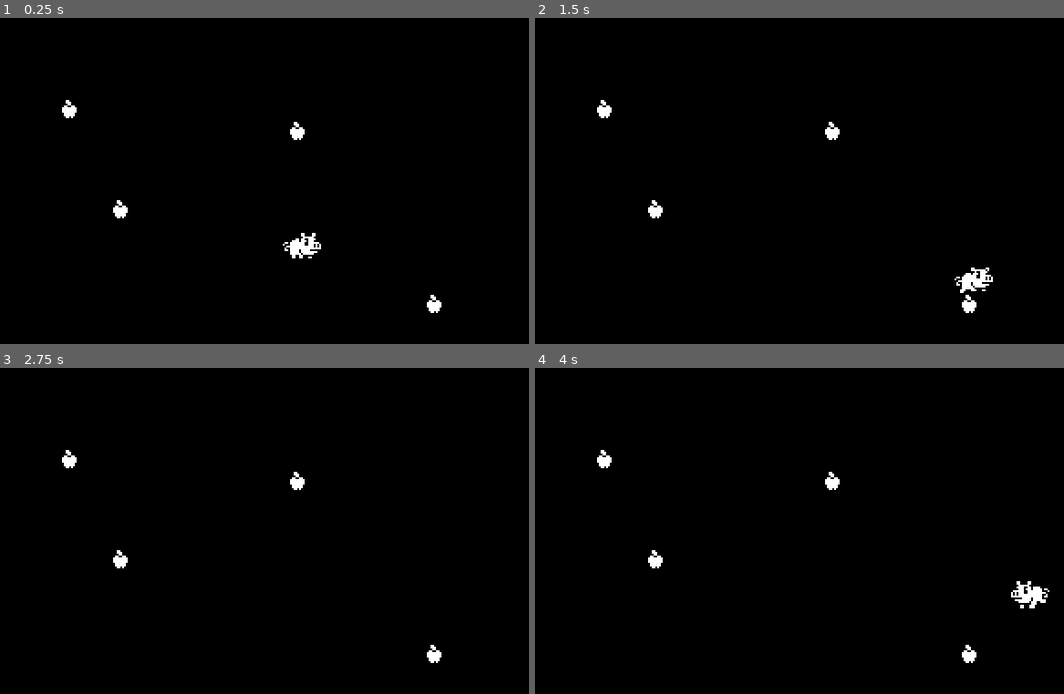
Above: before the commit, frames 1-4 (two rows, left to right).
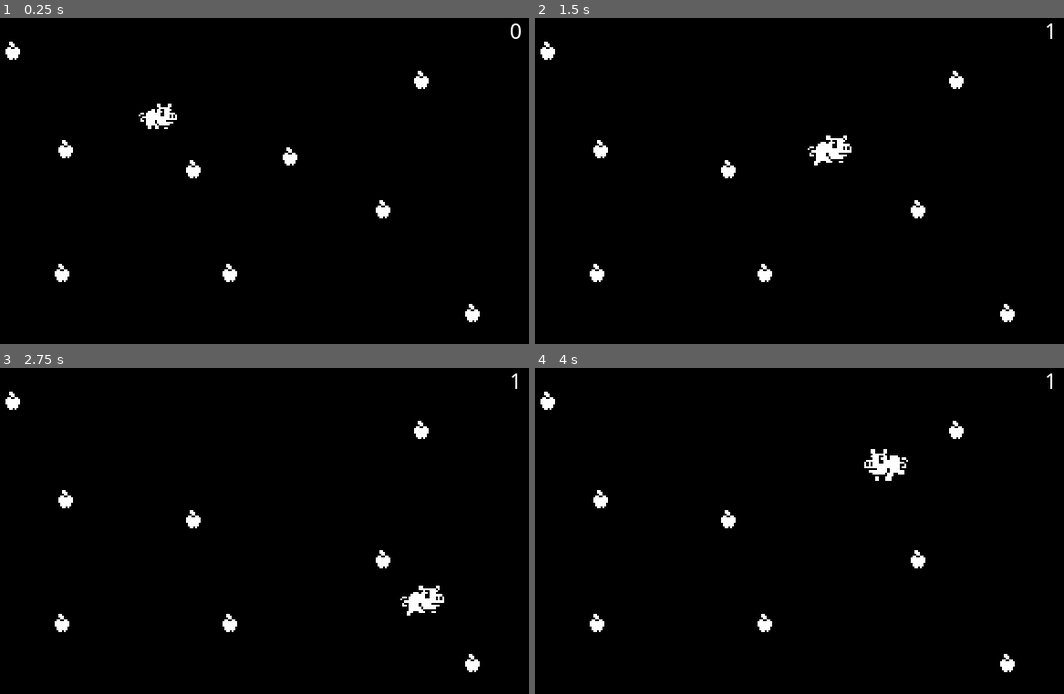
Above: after the commit, the same moments.

Repository: Jedt3D/rocket-launch-godot3
Game: Godot game, scene res://World.tscn
Same seed, same stepped clock (60 frames per second), same inputs: the game is played once before the commit and once after it.
Inputs:
- Up to frame 1 (0.25 s): no input
- Up to frame 2 (1.5 s): tap Enter at 0.5 s; hold Right 0.53-1.28 s; hold Down (ui_down) from 1.28 s (still down)
- Up to frame 3 (2.75 s): release Down (ui_down) at 2.03 s; hold Right from 2.03 s (still down)
- Up to frame 4 (4 s): release Right at 2.78 s; hold Up (ui_up) 2.78-3.53 s; hold Left (ui_left) from 3.53 s (still down)

The runs differ from the first frame. In frame 1, 1.9% of the frame differs, in the area x 1-99%, y 1-94%; in frame 2, 1.8%; in frame 3, 1.6%; in frame 4, 1.9%, in the area x 1-98%, y 1-94%.

Commit message:
Collission detection and score
1. pig can collide with apple (eat)
2. each time it eat, it grows up
3. and get 1 more score

Diff:
--- /dev/null
+++ b/Piggy/Apple.tscn
@@ -0,0 +1,16 @@
+[gd_scene load_steps=3 format=2]
+
+[ext_resource path="res://Apple.png" type="Texture" id=1]
+
+[sub_resource type="CircleShape2D" id=1]
+radius = 5.09902
+
+[node name="Area2D" type="Area2D"]
+collision_layer = 2
+collision_mask = 0
+
+[node name="Apple" type="Sprite" parent="."]
+texture = ExtResource( 1 )
+
+[node name="CollisionShape2D" type="CollisionShape2D" parent="."]
+shape = SubResource( 1 )
--- a/Piggy/Pig.gd
+++ b/Piggy/Pig.gd
@@ -3,12 +3,15 @@
 #const SPEED = 0.1
 export(int) var SPEED = 200
 var moving:bool = false
+var score:int = 0
 
 onready var animPlayer = $AnimationPlayer
 onready var sprite = $PigSprite
+onready var score_text = $"../Score/CurrentScore"
 
 func _process(delta):
 	moving = false
+	score_text.text = str(score)
 	if Input.is_key_pressed(KEY_RIGHT): 		#get int of KEY in KeyList
 		sprite.flip_h = false
 		move(SPEED,0, delta)
@@ -25,7 +28,21 @@
 	else:
 		animPlayer.play("Idle")
 
+	# you can detect collission here with get_overlapping_areas()
+	# OR use the _area_entered signal function
+	#	var areas = get_overlapping_areas()
+	#	for area in areas:
+	#		area.queue_free()
+
 func move(xspeed, yspeed, delta):
 	moving = true
 	position.x += xspeed * delta
 	position.y += yspeed * delta
+
+
+
+func _on_Piggy_area_entered(area):
+	area.queue_free()
+	score += 1
+	score_text.text = str(score)
+	self.scale *= 1.15	# eat more apple to grow up!
--- a/Piggy/Piggy.tscn
+++ b/Piggy/Piggy.tscn
@@ -67,6 +67,7 @@
 }
 
 [node name="Piggy" type="Area2D"]
+collision_mask = 2
 script = ExtResource( 2 )
 __meta__ = {
 "_edit_group_": true,
--- /dev/null
+++ b/Piggy/Score.tscn
@@ -0,0 +1,22 @@
+[gd_scene load_steps=2 format=2]
+
+[sub_resource type="RectangleShape2D" id=1]
+extents = Vector2( 10.5, 6.5 )
+
+[node name="Score" type="Area2D"]
+collision_layer = 0
+collision_mask = 0
+
+[node name="CurrentScore" type="Label" parent="."]
+margin_right = 40.0
+margin_bottom = 25.0
+rect_scale = Vector2( 0.5, 0.5 )
+text = "0"
+align = 2
+__meta__ = {
+"_edit_use_anchors_": false
+}
+
+[node name="CollisionShape2D" type="CollisionShape2D" parent="."]
+position = Vector2( 10.5, 6.5 )
+shape = SubResource( 1 )
--- a/Piggy/World.tscn
+++ b/Piggy/World.tscn
@@ -1,7 +1,8 @@
-[gd_scene load_steps=3 format=2]
+[gd_scene load_steps=4 format=2]
 
 [ext_resource path="res://Piggy.tscn" type="PackedScene" id=1]
-[ext_resource path="res://Apple.png" type="Texture" id=2]
+[ext_resource path="res://Apple.tscn" type="PackedScene" id=2]
+[ext_resource path="res://Score.tscn" type="PackedScene" id=3]
 
 [node name="World" type="Node"]
 
@@ -13,24 +14,38 @@
 "_edit_use_anchors_": false
 }
 
-[node name="Apples" type="Node2D" parent="."]
+[node name="Piggy1" parent="." instance=ExtResource( 1 )]
+position = Vector2( 117, 56 )
+SPEED = 100
 
-[node name="Apple" type="Sprite" parent="Apples"]
-position = Vector2( 268, 158 )
-texture = ExtResource( 2 )
+[node name="Apple" parent="." instance=ExtResource( 2 )]
+position = Vector2( 136, 84 )
 
-[node name="Apple2" type="Sprite" parent="Apples"]
-position = Vector2( 96, 106 )
-texture = ExtResource( 2 )
+[node name="Apple2" parent="." instance=ExtResource( 2 )]
+position = Vector2( 189, 77 )
 
-[node name="Apple3" type="Sprite" parent="Apples"]
-position = Vector2( 68, 51 )
-texture = ExtResource( 2 )
+[node name="Apple3" parent="." instance=ExtResource( 2 )]
+position = Vector2( 240, 106 )
 
-[node name="Apple4" type="Sprite" parent="Apples"]
-position = Vector2( 193, 63 )
-texture = ExtResource( 2 )
+[node name="Apple4" parent="." instance=ExtResource( 2 )]
+position = Vector2( 261, 35 )
 
-[node name="Piggy" parent="." instance=ExtResource( 1 )]
-position = Vector2( 196, 127 )
-SPEED = 100
+[node name="Apple5" parent="." instance=ExtResource( 2 )]
+position = Vector2( 37, 19 )
+
+[node name="Apple6" parent="." instance=ExtResource( 2 )]
+position = Vector2( 66, 73 )
+
+[node name="Apple7" parent="." instance=ExtResource( 2 )]
+position = Vector2( 64, 141 )
+
+[node name="Apple8" parent="." instance=ExtResource( 2 )]
+position = Vector2( 289, 163 )
+
+[node name="Apple9" parent="." instance=ExtResource( 2 )]
+position = Vector2( 156, 141 )
+
+[node name="Score" parent="." instance=ExtResource( 3 )]
+position = Vector2( 296, 3 )
+
+[connection signal="area_entered" from="Piggy1" to="Piggy1" method="_on_Piggy_area_entered"]
--- a/Piggy/project.godot
+++ b/Piggy/project.godot
@@ -54,6 +54,11 @@
 "svg/scale": 1.0
 }
 
+[layer_names]
+
+2d_physics/layer_1="Pig"
+2d_physics/layer_2="Apples"
+
 [physics]
 
 common/enable_pause_aware_picking=true
